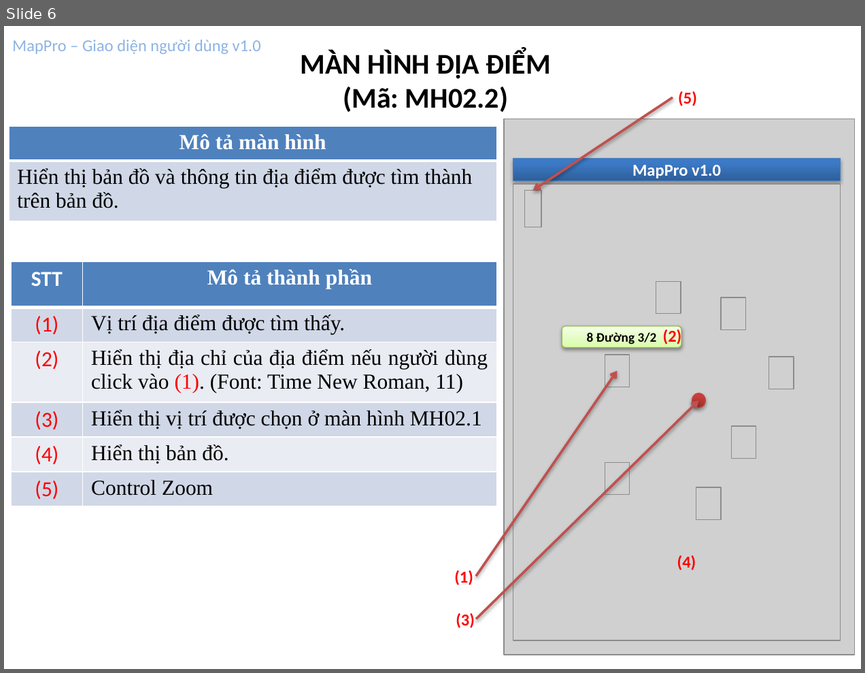
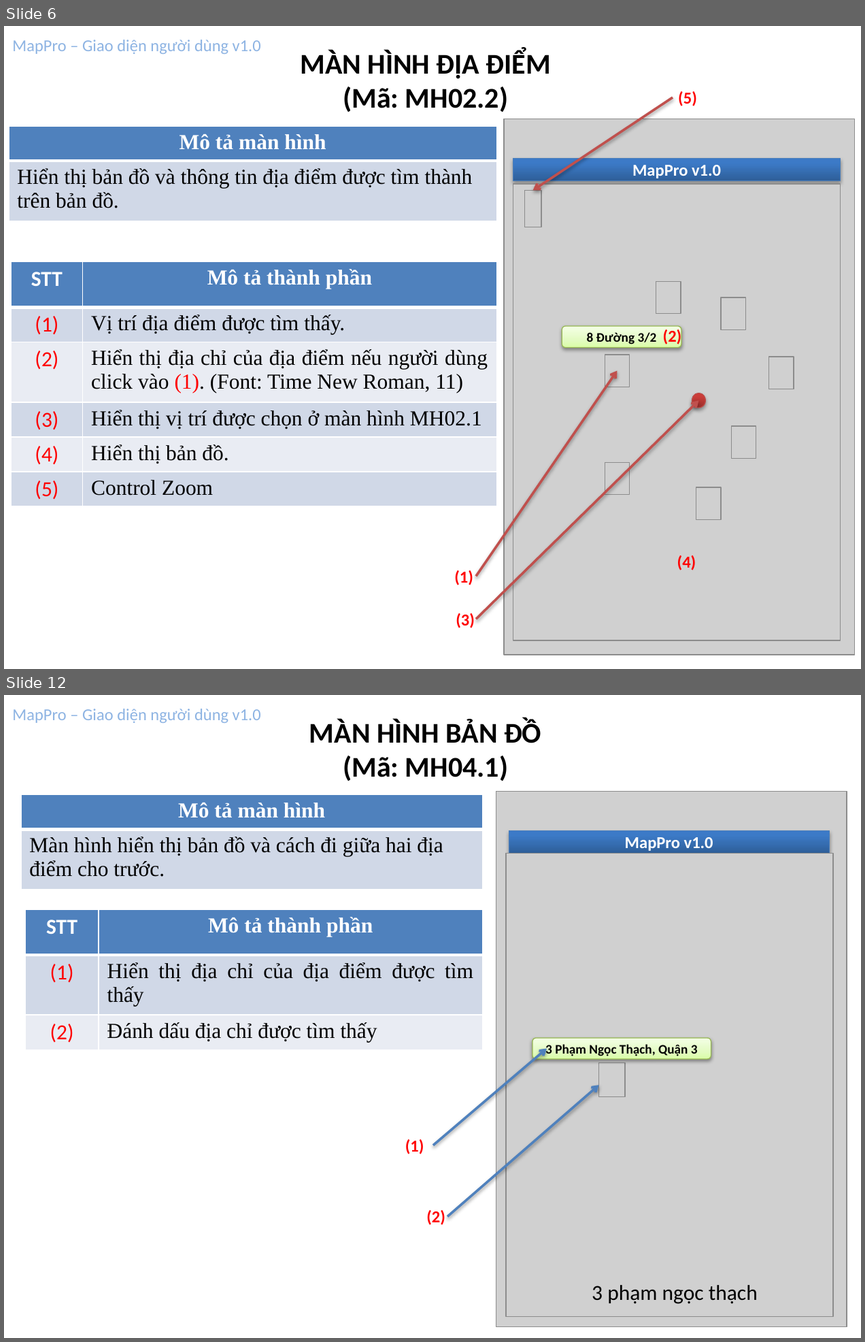
Before and after one commit to hungdien/google-map-api-and-map-on-android, a slide deck: Design/User Interface Design.pptx. Shown one above the other, each under a label of ours: slide 6 before the commit, slides 6 and 12 after it; the slides between them are not shown. The pictures are 865x673 and 865x1342 pixels, drawn with LibreOffice and Linux fonts; fonts in the diff are those of the drawing; grey boxes stand for pictures. Boxes give left, top, right and bottom in pixels: in the first picture for what was removed or moved away, otherwise in the second. Text is boxed around its words. In the diff, an @@ line names an element or a change of style, - is before the commit and + after.

```diff
--- a/Design/User Interface Design.pptx
+++ b/Design/User Interface Design.pptx
@@ slide 12 added at <box>4,695,861,1338</box>, background #FFFFFF; not listed: 1 template element that a slide beside it also shows @@
@@ text added at <box>309,719,541,781</box>, 24 pt, text #000000, bold @@
+MÀN HÌNH BẢN ĐỒ
+(Mã: MH04.1)
@@ table added at <box>21,794,483,889</box>, 2 rows, 1 columns @@
+Mô tả màn hình
+Màn hình hiển thị bản đồ và cách đi giữa hai địa điểm cho trước.
@@ table added at <box>26,909,482,1050</box>, 3 rows, 2 columns @@
+STT | Mô tả thành phần
+(1) | Hiển thị địa chỉ của địa điểm được tìm thấy
+(2) | Đánh dấu địa chỉ được tìm thấy
@@ rounded rectangle added at <box>532,1038,711,1059</box>, fill gradient #DAFDA7 to #E4FCC2 to #F5FFE7, outline #98B955 0.75 pt, 11 pt, text #000000, bold @@
+3 Phạm Ngọc Thạch, Quận 3
@@ arrow added from (433, 1145) to (547, 1048), #4F81BD 2 pt @@
@@ picture added at <box>598,1063,624,1097</box> @@
@@ arrow added from (447, 1216) to (598, 1085), #4F81BD 2 pt @@
@@ text added at <box>405,1139,424,1154</box>, 14 pt, text #FF0000, bold @@
+(1)
@@ text added at <box>426,1210,445,1225</box>, 14 pt, text #FF0000, bold @@
+(2)
@@ group added at <box>496,791,847,1327</box>: 2 pictures, 1 rectangle, 1 text @@
+MapPro v1.0
+3 phạm ngọc thạch
```
Also in this commit, not shown: 8 slides changed.
